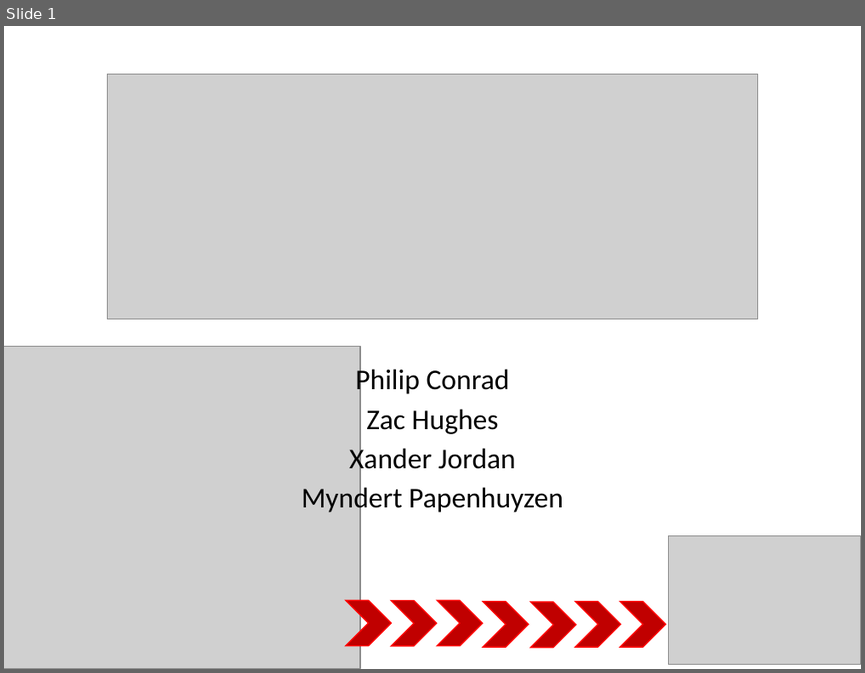
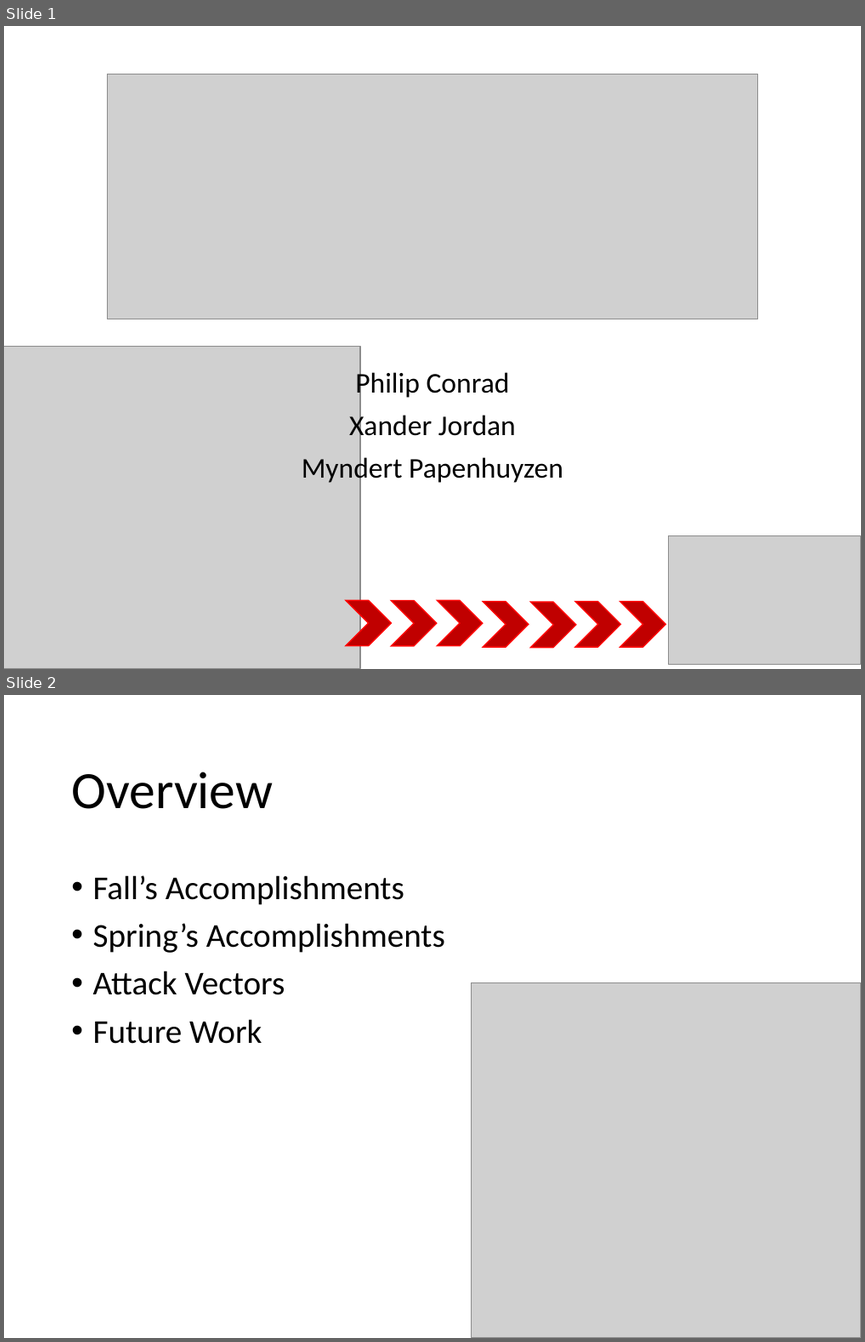
Before and after one commit to SCCapstone/omaha, a slide deck: docs/final-presentation.pptx. Shown one above the other, each under a label of ours: slide 1 before the commit, slides 1 and 2 after it. The pictures are 865x673 and 865x1342 pixels, drawn with LibreOffice and Linux fonts; fonts in the diff are those of the drawing; grey boxes stand for pictures. Boxes give left, top, right and bottom in pixels: in the first picture for what was removed or moved away, otherwise in the second. Text is boxed around its words. In the diff, an @@ line names an element or a change of style, - is before the commit and + after.

```diff
--- a/docs/final-presentation.pptx
+++ b/docs/final-presentation.pptx
@@ slide 2 added at box(4, 695, 861, 1338), background #FFFFFF @@
@@ title added at box(71, 771, 273, 809), 44 pt, text #000000 @@
+Overview
@@ text added at box(93, 875, 445, 1043), 28 pt, text #000000 @@
+• Fall’s Accomplishments
+• Spring’s Accomplishments
+• Attack Vectors
+• Future Work
@@ picture added at box(471, 982, 861, 1338) @@
@@ slide 1 changed as well @@
@@ subtitle "Philip Conrad" at box(302, 369, 563, 485): line spacing 0.8 to 0.9 @@
@@ subtitle at box(366, 408, 499, 434): paragraph removed @@
-Zac Hughes
```
Also in this commit, not shown: 1 other slide changed, 4 other slides added, 5 slides removed.
